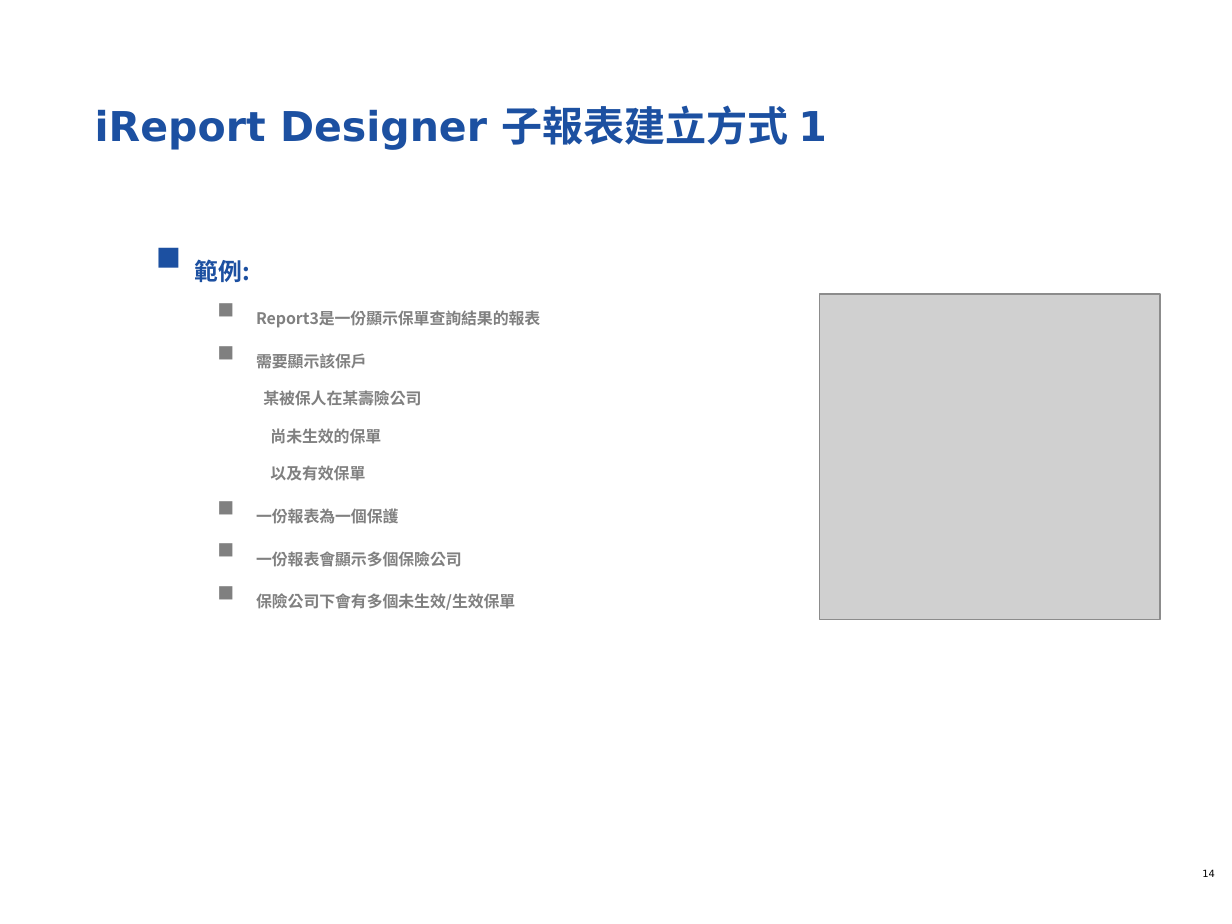
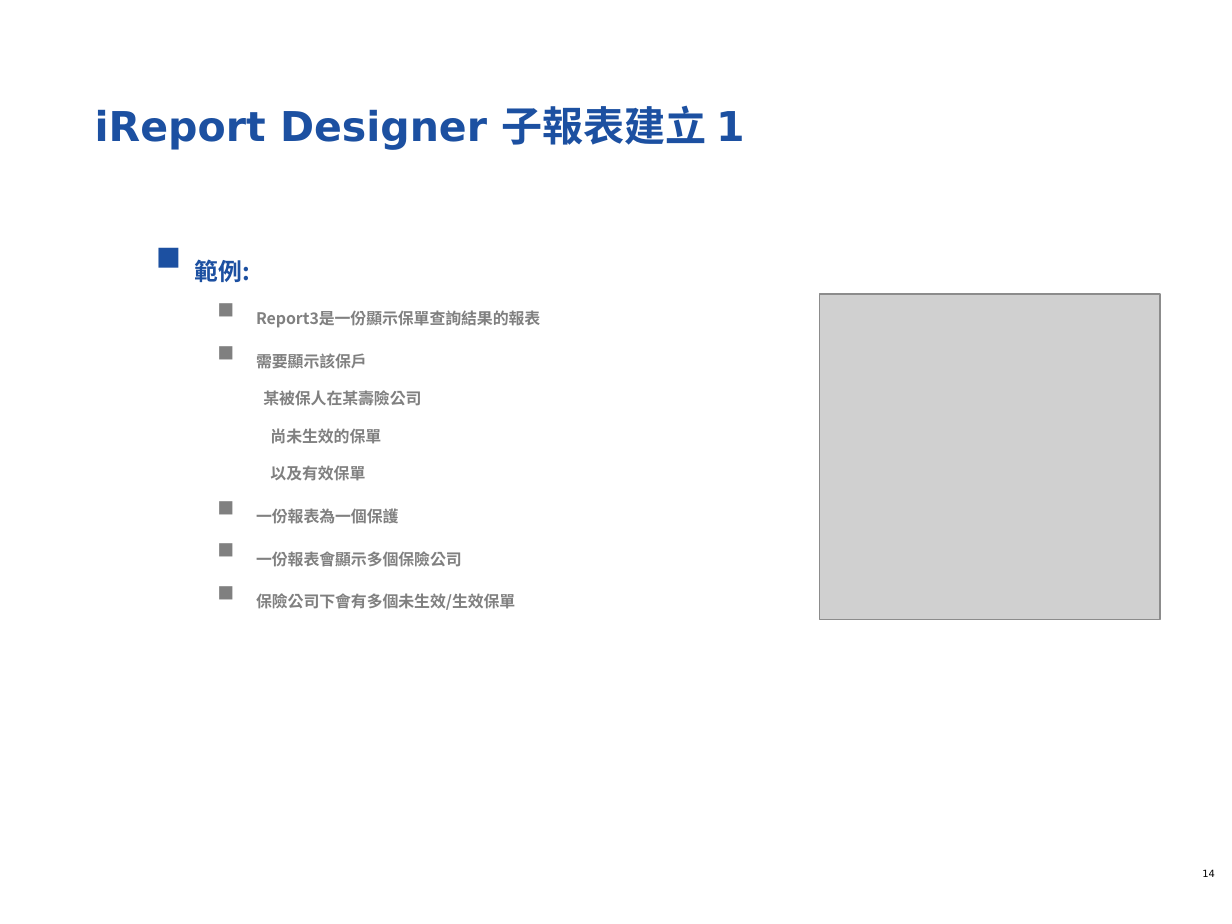
Before and after one commit to softleader/softleader-training-course, a slide deck: slide 14 of 2016Q2/iReport.pptx. Drawn at 1232x924 pixels with LibreOffice and Linux fonts; fonts in the diff are those of the drawing; grey boxes stand for pictures; background and template pictures are left out. Boxes give left, top, right and bottom in pixels: in the first picture for what was removed or moved away, otherwise in the second. Text is boxed around its words. In the diff, an @@ line names an element or a change of style, - is before the commit and + after.

```diff
--- a/2016Q2/iReport.pptx
+++ b/2016Q2/iReport.pptx
@@ title at [95,105,745,150]: text changed @@
-iReport Designer 子報表建立方式 1
+iReport Designer 子報表建立 1
```
Also in this commit, not shown: 3 other slides changed.
